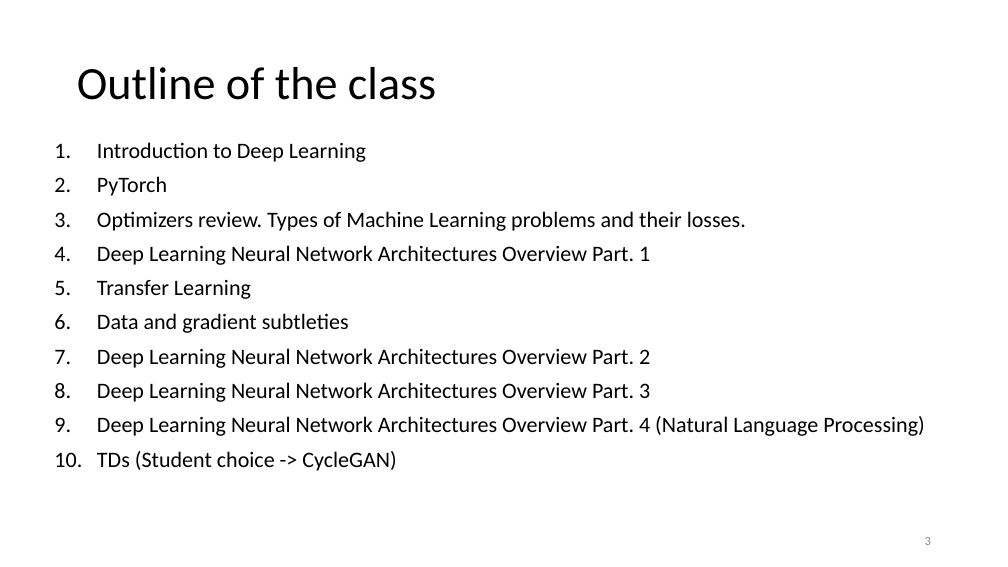
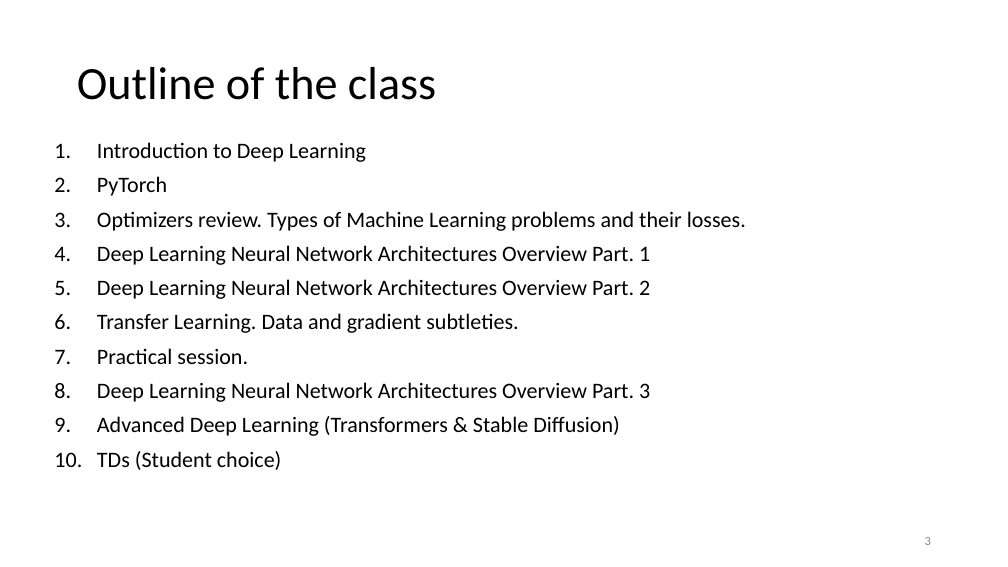
Before and after one commit to MICS-Lab/DeepLearningCourse2024, a slide deck: slide 3 of Slides/Slides_1.pptx. Drawn at 1008x567 pixels with LibreOffice and Linux fonts; fonts in the diff are those of the drawing. Boxes give left, top, right and bottom in pixels: in the first picture for what was removed or moved away, otherwise in the second. Text is boxed around its words. In the diff, an @@ line names an element or a change of style, - is before the commit and + after.

Commit message:
Updated Summary

```diff
--- a/Slides/Slides_1.pptx
+++ b/Slides/Slides_1.pptx
@@ text at (97,280,349,333): paragraphs removed @@
-5. Transfer Learning
-6. Data and gradient subtleties
@@ text at (97,313,518,364): paragraphs added @@
+6. Transfer Learning. Data and gradient subtleties.
+7. Practical session.
@@ text at (97,416,620,470): text changed @@
-9. Deep Learning Neural Network Architectures Overview Part. 4 (Natural Language Processing)
-10. TDs (Student choice -> CycleGAN)
+9. Advanced Deep Learning (Transformers & Stable Diffusion)
+10. TDs (Student choice)
```
